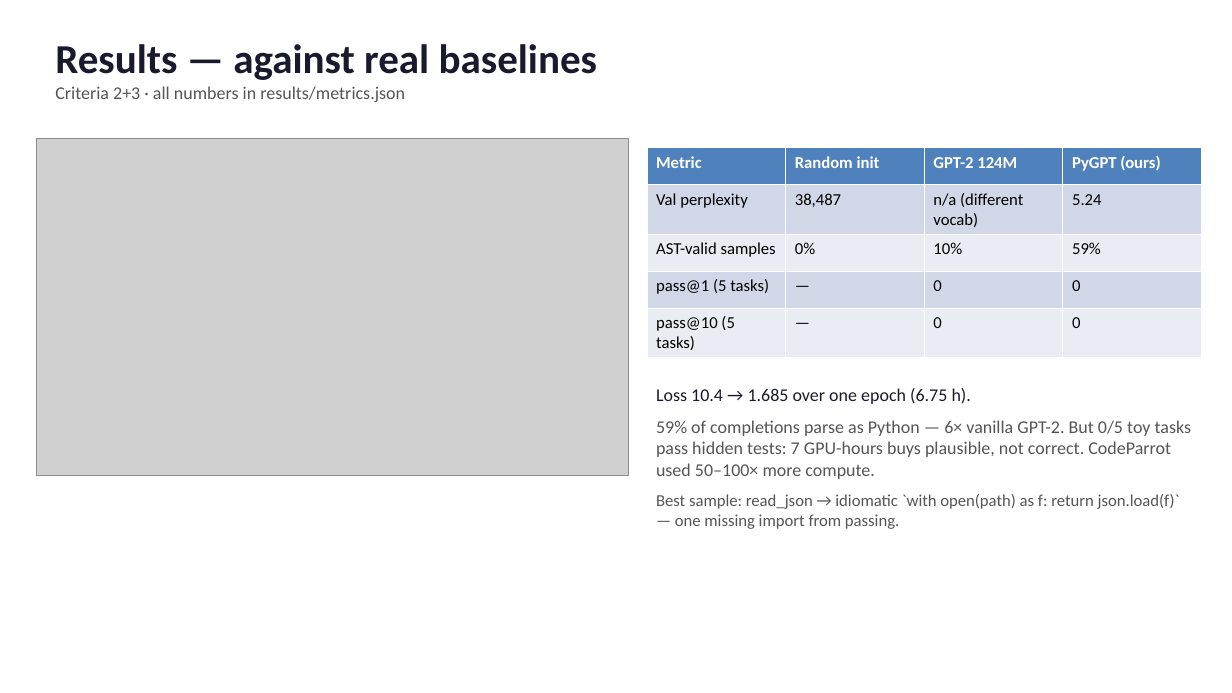
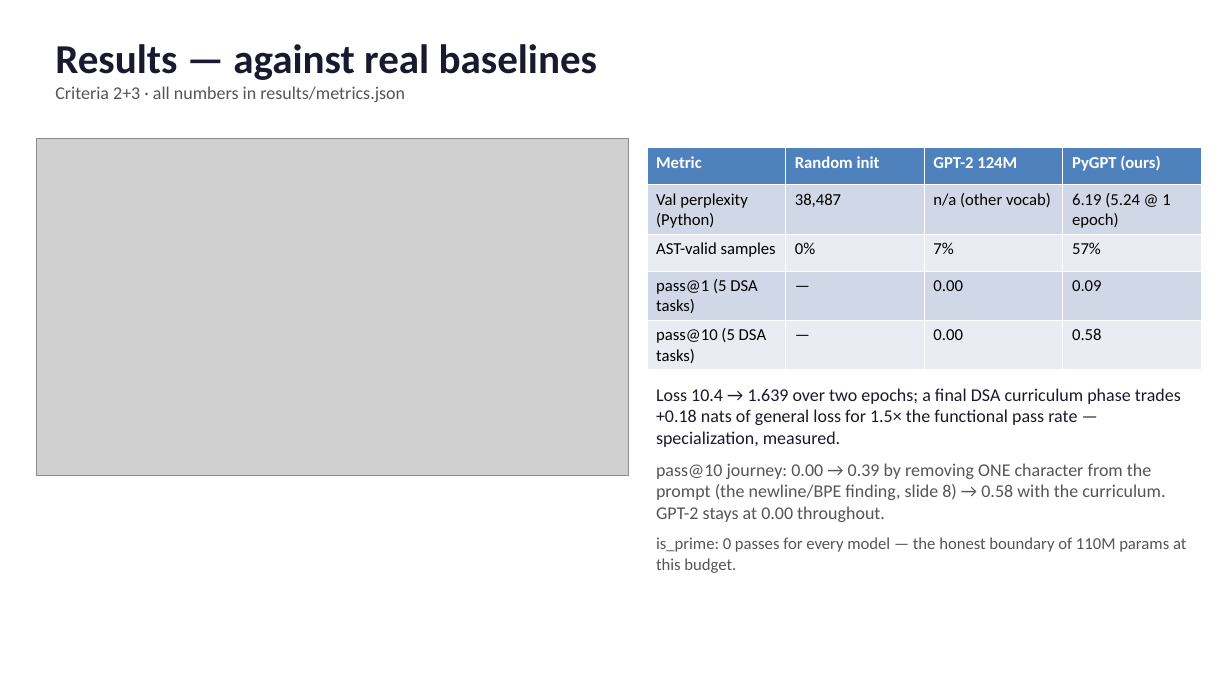
Before and after one commit to Rehan123-bash/pygpt, a slide deck: slide 9 of slides/pygpt_slides.pptx. Drawn at 1232x693 pixels with LibreOffice and Linux fonts; fonts in the diff are those of the drawing; grey boxes stand for pictures. Boxes give left, top, right and bottom in pixels: in the first picture for what was removed or moved away, otherwise in the second. Text is boxed around its words. In the diff, an @@ line names an element or a change of style, - is before the commit and + after.

```diff
--- a/slides/pygpt_slides.pptx
+++ b/slides/pygpt_slides.pptx
@@ table at bbox=[647, 148, 1202, 367] @@
-row 2: Val perplexity | 38,487 | n/a (different vocab) | 5.24
+row 2: Val perplexity (Python) | 38,487 | n/a (other vocab) | 6.19 (5.24 @ 1 epoch)
-row 3, column 3: 10%
+row 3, column 3: 7%
-row 3, column 4: 59%
+row 3, column 4: 57%
-row 4: pass@1 (5 tasks) | — | 0 | 0
+row 4: pass@1 (5 DSA tasks) | — | 0.00 | 0.09
-row 5: pass@10 (5 tasks) | — | 0 | 0
+row 5: pass@10 (5 DSA tasks) | — | 0.00 | 0.58
@@ text at bbox=[656, 388, 1186, 573]: text changed @@
-Loss 10.4 → 1.685 over one epoch (6.75 h).
-59% of completions parse as Python — 6× vanilla GPT-2. But 0/5 toy tasks pass hidden tests: 7 GPU-hours buys plausible, not correct. CodeParrot used 50–100× more compute.
-Best sample: read_json → idiomatic `with open(path) as f: return json.load(f)` — one missing import from passing.
+Loss 10.4 → 1.639 over two epochs; a final DSA curriculum phase trades +0.18 nats of general loss for 1.5× the functional pass rate — specialization, measured.
+pass@10 journey: 0.00 → 0.39 by removing ONE character from the prompt (the newline/BPE finding, slide 8) → 0.58 with the curriculum. GPT-2 stays at 0.00 throughout.
+is_prime: 0 passes for every model — the honest boundary of 110M params at this budget.
```
Also in this commit, not shown: 3 other slides changed, 6 other files.
